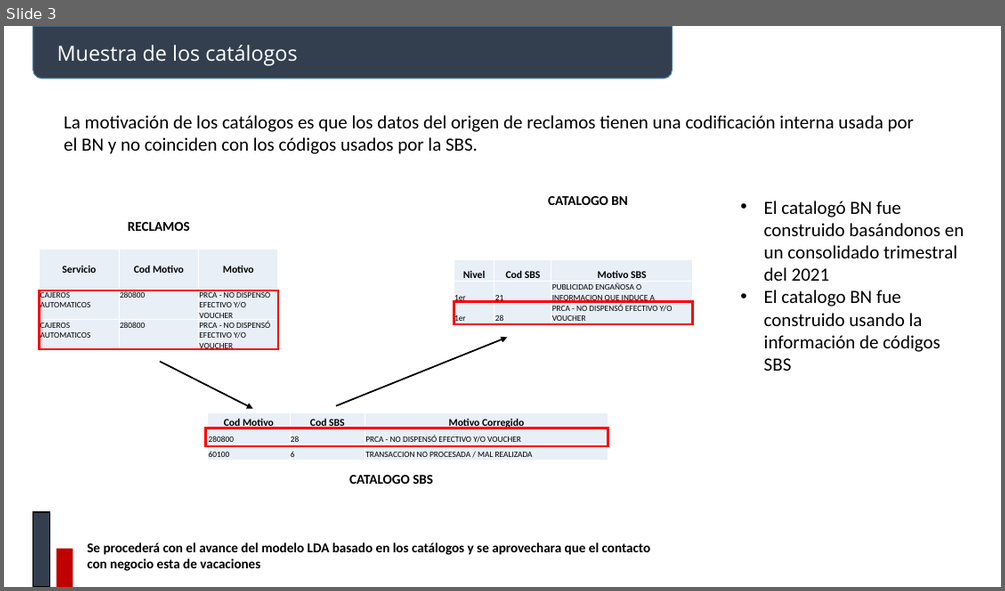
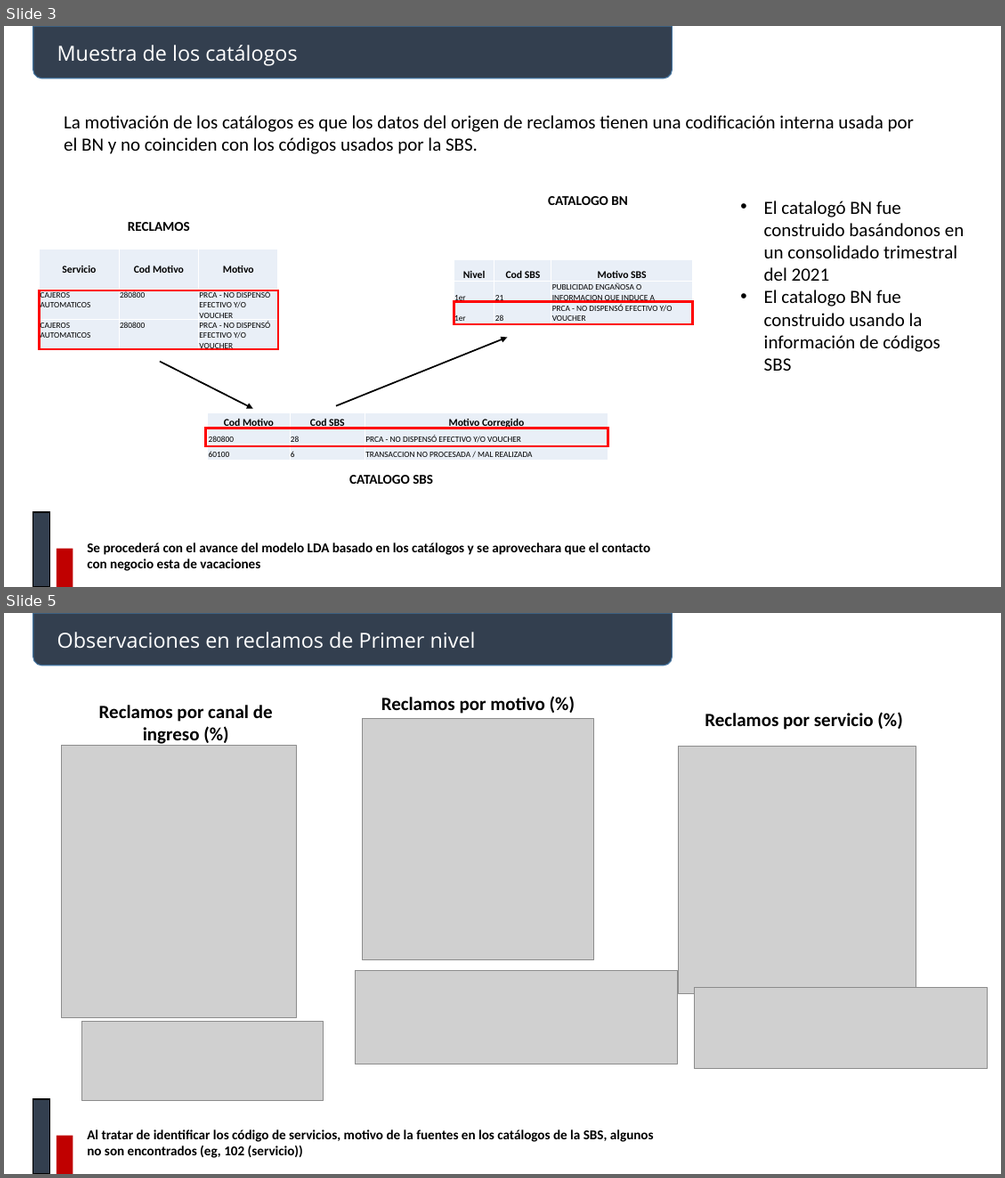
Before and after one commit to johnkbarrera/R2D2, a slide deck: BancoNacion/documentos/Reclamos.pptx. Shown one above the other, each under a label of ours: slide 3 before the commit, slides 3 and 5 after it; the slides between them are not shown. The pictures are 1005x591 and 1005x1178 pixels, drawn with LibreOffice and Linux fonts; fonts in the diff are those of the drawing; grey boxes stand for pictures. Boxes give left, top, right and bottom in pixels: in the first picture for what was removed or moved away, otherwise in the second. Text is boxed around its words. In the diff, an @@ line names an element or a change of style, - is before the commit and + after.

```diff
--- a/BancoNacion/documentos/Reclamos.pptx
+++ b/BancoNacion/documentos/Reclamos.pptx
@@ slide 5 added at bbox=[4, 613, 1001, 1174], background #FFFFFF @@
@@ round same rect added at bbox=[33, 613, 672, 666], fill #333F50, outline #43739E 1 pt @@
@@ text added at bbox=[57, 632, 476, 649], 20 pt, text #FFFFFF @@
+Observaciones en reclamos de Primer nivel
@@ text added at bbox=[99, 705, 273, 747], 18 pt, text #000000, bold @@
+Reclamos por canal de ingreso (%)
@@ picture added at bbox=[362, 718, 593, 960] @@
@@ text added at bbox=[381, 697, 545, 714], 18 pt, text #000000, bold @@
+Reclamos por motivo (%)
@@ text added at bbox=[704, 713, 874, 730], 18 pt, text #000000, bold @@
+Reclamos por servicio (%)
@@ picture added at bbox=[62, 746, 296, 1018] @@
@@ picture added at bbox=[679, 747, 916, 995] @@
@@ picture added at bbox=[356, 971, 678, 1064] @@
@@ picture added at bbox=[695, 988, 987, 1069] @@
@@ picture added at bbox=[82, 1021, 324, 1100] @@
@@ rectangle added at bbox=[33, 1099, 49, 1174], fill #333F50, outline #000000 1 pt @@
@@ rectangle added at bbox=[57, 1135, 73, 1174], fill #C00000 @@
@@ text added at bbox=[87, 1129, 654, 1158], 13 pt, text #000000, bold @@
+Al tratar de identificar los código de servicios, motivo de la fuentes en los catálogos de la SBS, algunos no son encontrados (eg, 102 (servicio))
```
Also in this commit, not shown: 2 other slides added, 15 other files.
